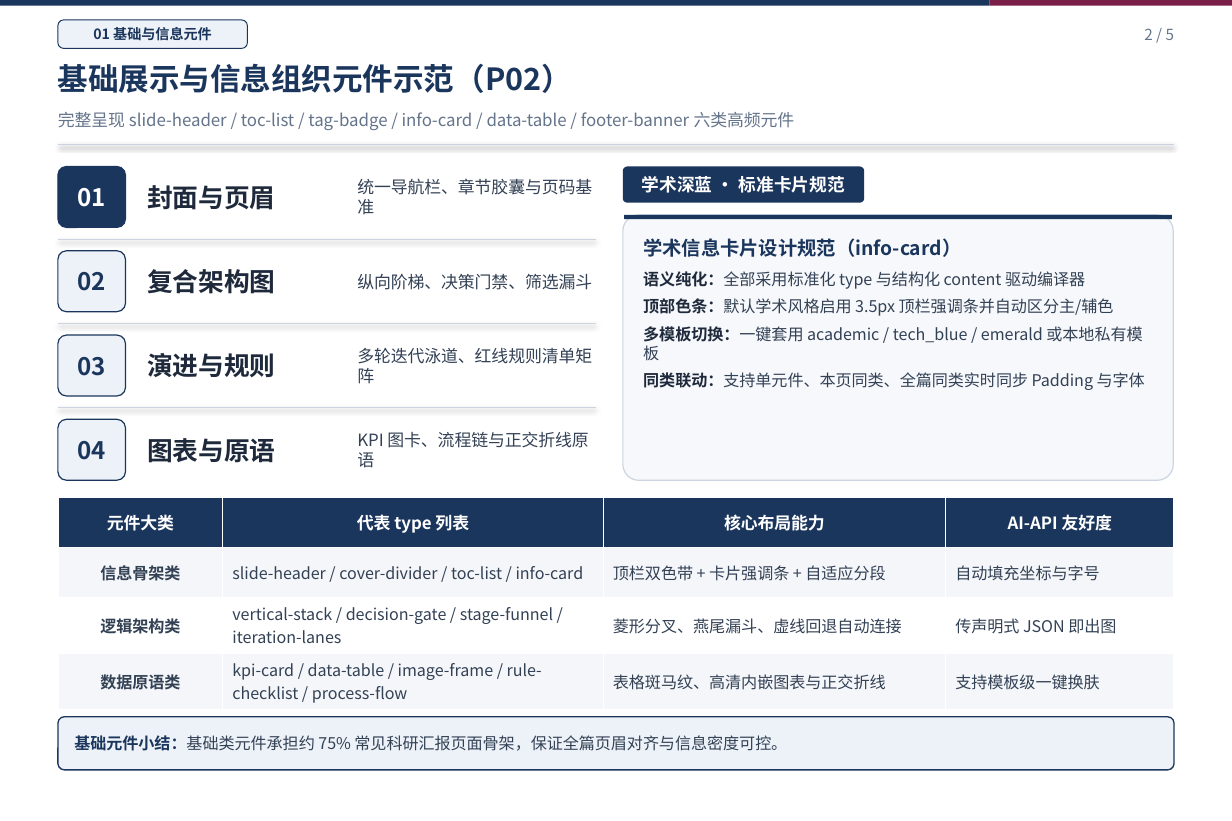
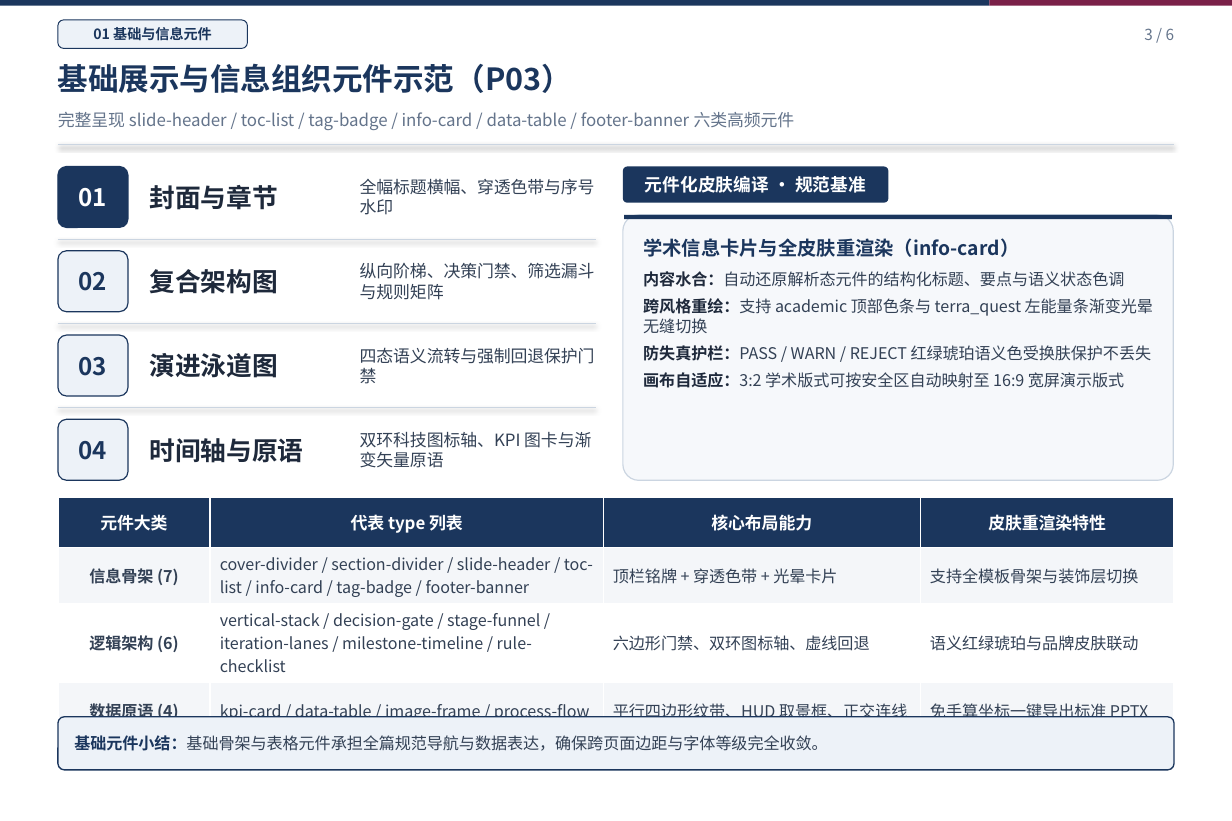
Before and after one commit to CrystalShrimp/pretty_ppt, a slide deck: slide 3 of component_showcase.pptx (slide 2 before the commit). Drawn at 1232x821 pixels with LibreOffice and Linux fonts; fonts in the diff are those of the drawing. Boxes give left, top, right and bottom in pixels: in the first picture for what was removed or moved away, otherwise in the second. Text is boxed around its words. In the diff, an @@ line names an element or a change of style, - is before the commit and + after.

Commit message:
feat: add terra_quest 16:9 template, component skin renderer, gradFill/alpha primitives, and 17 component types

```diff
--- a/component_showcase.pptx
+++ b/component_showcase.pptx
@@ text at box(1144, 28, 1174, 40): text changed @@
-2 / 5
+3 / 6
@@ text at box(58, 64, 572, 93): text changed @@
-基础展示与信息组织元件示范（P02）
+基础展示与信息组织元件示范（P03）
@@ text at box(360, 179, 595, 215): text changed @@
-统一导航栏、章节胶囊与页码基准
+全幅标题横幅、穿透色带与序号水印
@@ rounded rectangle "元件化皮肤编译 · 规范基准": place and size @@
-rounded rectangle "元件化皮肤编译 · 规范基准" at box(624, 167, 865, 203)
+rounded rectangle "元件化皮肤编译 · 规范基准" at box(624, 167, 889, 203)
@@ text in rounded rectangle at box(645, 176, 866, 193): text changed @@
-学术深蓝 · 标准卡片规范
+元件化皮肤编译 · 规范基准
@@ text at box(150, 185, 278, 210): text changed @@
-封面与页眉
+封面与章节
@@ text in rounded rectangle at box(643, 238, 1153, 388): text changed @@
-学术信息卡片设计规范（info-card）
-语义纯化：全部采用标准化 type 与结构化 content 驱动编译器
-顶部色条：默认学术风格启用 3.5px 顶栏强调条并自动区分主/辅色
-多模板切换：一键套用 academic / tech_blue / emerald 或本地私有模板
-同类联动：支持单元件、本页同类、全篇同类实时同步 Padding 与字体
+学术信息卡片与全皮肤重渲染（info-card）
+内容水合：自动还原解析态元件的结构化标题、要点与语义状态色调
+跨风格重绘：支持 academic 顶部色条与 terra_quest 左能量条渐变光晕无缝切换
+防失真护栏：PASS / WARN / REJECT 红绿琥珀语义色受换肤保护不丢失
+画布自适应：3:2 学术版式可按安全区自动映射至 16:9 宽屏演示版式
@@ text at box(360, 263, 595, 300): text changed @@
-纵向阶梯、决策门禁、筛选漏斗
+纵向阶梯、决策门禁、筛选漏斗与规则矩阵
@@ text at box(150, 353, 278, 378): text changed @@
-演进与规则
+演进泳道图
@@ text at box(360, 347, 595, 384): text changed @@
-多轮迭代泳道、红线规则清单矩阵
+四态语义流转与强制回退保护门禁
@@ text at box(150, 438, 304, 463): text changed @@
-图表与原语
+时间轴与原语
@@ text at box(360, 432, 591, 468): text changed @@
-KPI 图卡、流程链与正交折线原语
+双环科技图标轴、KPI 图卡与渐变矢量原语
@@ table at box(58, 497, 1174, 726) @@
-row 1, column 4: AI-API 友好度
+row 1, column 4: 皮肤重渲染特性
-row 2: 信息骨架类 | slide-header / cover-divider / toc-list / info-card | 顶栏双色带 + 卡片强调条 + 自适应分段 | 自动填充坐标与字号
+row 2: 信息骨架 (7) | cover-divider / section-divider / slide-header / toc-list / info-card / tag-badge / footer-banner | 顶栏铭牌 + 穿透色带 + 光晕卡片 | 支持全模板骨架与装饰层切换
-row 3: 逻辑架构类 | vertical-stack / decision-gate / stage-funnel / iteration-lanes | 菱形分叉、燕尾漏斗、虚线回退自动连接 | 传声明式 JSON 即出图
+row 3: 逻辑架构 (6) | vertical-stack / decision-gate / stage-funnel / iteration-lanes / milestone-timeline / rule-checklist | 六边形门禁、双环图标轴、虚线回退 | 语义红绿琥珀与品牌皮肤联动
-row 4: 数据原语类 | kpi-card / data-table / image-frame / rule-checklist / process-flow | 表格斑马纹、高清内嵌图表与正交折线 | 支持模板级一键换肤
+row 4: 数据原语 (4) | kpi-card / data-table / image-frame / process-flow | 平行四边形纹带、HUD 取景框、正交连线 | 免手算坐标一键导出标准 PPTX
@@ text in rounded rectangle at box(74, 735, 827, 751): text changed @@
-基础元件小结：基础类元件承担约 75% 常见科研汇报页面骨架，保证全篇页眉对齐与信息密度可控。
+基础元件小结：基础骨架与表格元件承担全篇规范导航与数据表达，确保跨页面边距与字体等级完全收敛。
```
Also in this commit, not shown: 3 other slides changed, 2 slides added, 1 slide removed, 27 other files.
